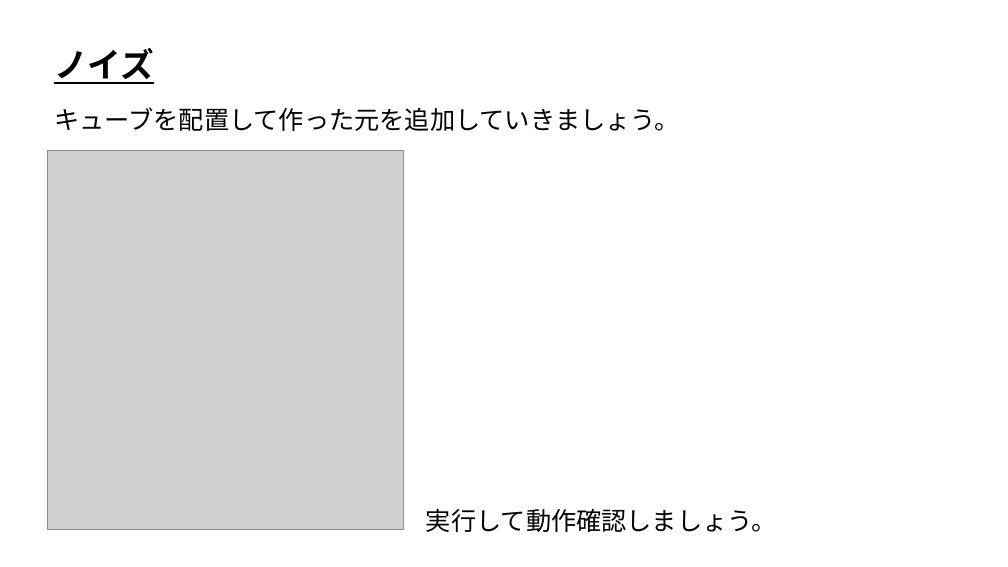
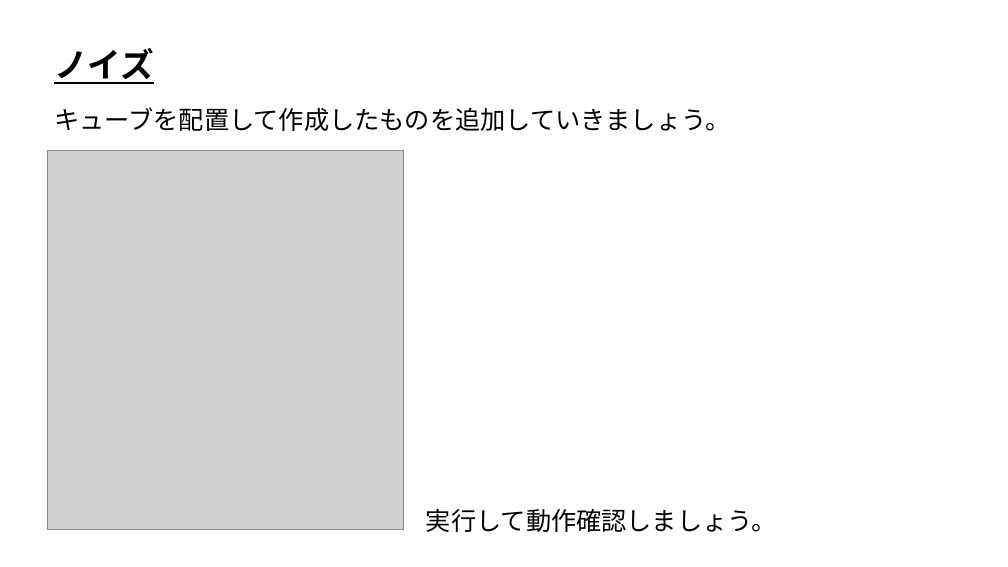
Before and after one commit to ArakiYusuke-Ohara/Textbook, a slide deck: slide 15 of ゲーム科2年/01_後期/ゲームプログラミング応用Ⅰ/06_ノイズ.pptx. Drawn at 1008x567 pixels with LibreOffice and Linux fonts; fonts in the diff are those of the drawing; grey boxes stand for pictures. Boxes give left, top, right and bottom in pixels: in the first picture for what was removed or moved away, otherwise in the second. Text is boxed around its words. In the diff, an @@ line names an element or a change of style, - is before the commit and + after.

Commit message:
素材追加＆スライド微修正

```diff
--- a/ゲーム科2年/01_後期/ゲームプログラミング応用Ⅰ/06_ノイズ.pptx
+++ b/ゲーム科2年/01_後期/ゲームプログラミング応用Ⅰ/06_ノイズ.pptx
@@ text at <box>54,107,730,131</box>: text changed @@
-キューブを配置して作った元を追加していきましょう。
+キューブを配置して作成したものを追加していきましょう。
```
Also in this commit, not shown: 2 other slides changed, 1 slide added, 13 other files.
